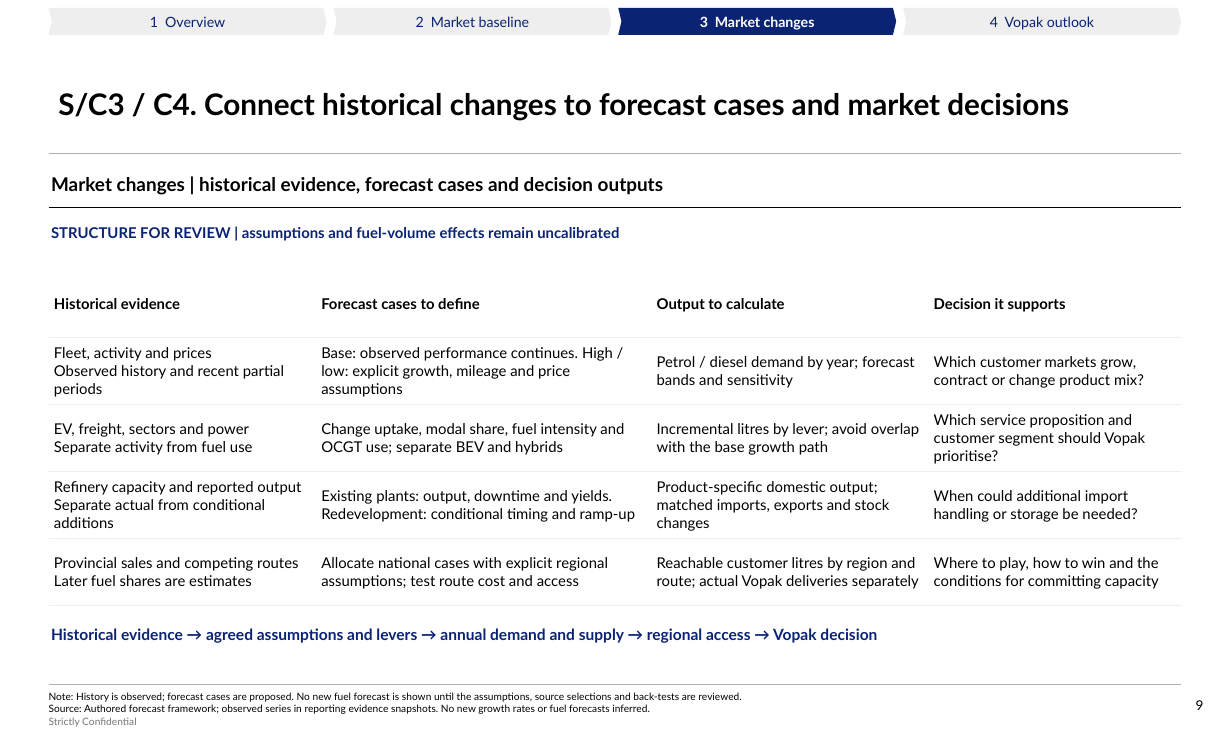
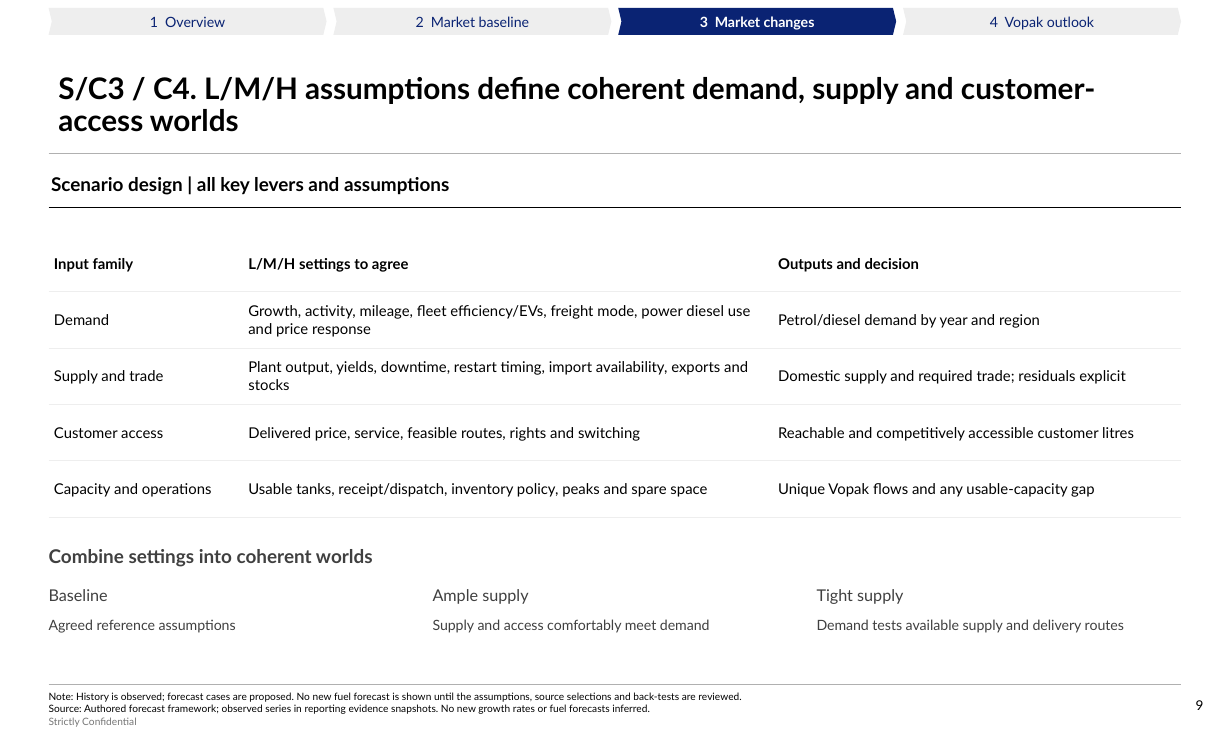
Before and after one commit to Africa-International-Advisors/liquid_fuels_model, a slide deck: slide 9 of pptx/output/delivered/Vopak_Week1_Convergence_2026_10_06.pptx. Drawn at 1232x729 pixels with LibreOffice and Linux fonts; fonts in the diff are those of the drawing; background and template pictures are left out. Boxes give left, top, right and bottom in pixels: in the first picture for what was removed or moved away, otherwise in the second. Text is boxed around its words. In the diff, an @@ line names an element or a change of style, - is before the commit and + after.

```diff
--- a/pptx/output/delivered/Vopak_Week1_Convergence_2026_10_06.pptx
+++ b/pptx/output/delivered/Vopak_Week1_Convergence_2026_10_06.pptx
@@ title at box(58, 77, 1095, 132): text changed @@
-S/C3 / C4. Connect historical changes to forecast cases and market decisions
+S/C3 / C4. L/M/H assumptions define coherent demand, supply and customer-access worlds
@@ text at box(51, 177, 449, 195): text changed @@
-Market changes | historical evidence, forecast cases and decision outputs
+Scenario design | all key levers and assumptions
@@ table added at box(49, 235, 1181, 517), 5 rows, 3 columns @@
+Input family | L/M/H settings to agree | Outputs and decision
+Demand | Growth, activity, mileage, fleet efficiency/EVs, freight mode, power diesel use and price response | Petrol/diesel demand by year and region
+Supply and trade | Plant output, yields, downtime, restart timing, import availability, exports and stocks | Domestic supply and required trade; residuals explicit
+Customer access | Delivered price, service, feasible routes, rights and switching | Reachable and competitively accessible customer litres
+Capacity and operations | Usable tanks, receipt/dispatch, inventory policy, peaks and spare space | Unique Vopak flows and any usable-capacity gap
@@ text removed at box(51, 227, 619, 241) @@
-STRUCTURE FOR REVIEW | assumptions and fuel-volume effects remain uncalibrated
@@ table removed at box(49, 270, 1181, 606), 5 rows, 4 columns @@
-Historical evidence | Forecast cases to define | Output to calculate | Decision it supports
-Fleet, activity and prices / Observed history and recent partial periods | Base: observed performance continues. High / low: explicit growth, mileage and price assumptions | Petrol / diesel demand by year; forecast bands and sensitivity | Which customer markets grow, contract or change product mix?
-EV, freight, sectors and power / Separate activity from fuel use | Change uptake, modal share, fuel intensity and OCGT use; separate BEV and hybrids | Incremental litres by lever; avoid overlap with the base growth path | Which service proposition and customer segment should Vopak prioritise?
-Refinery capacity and reported output / Separate actual from conditional additions | Existing plants: output, downtime and yields. Redevelopment: conditional timing and ramp-up | Product-specific domestic output; matched imports, exports and stock changes | When could additional import handling or storage be needed?
-Provincial sales and competing routes / Later fuel shares are estimates | Allocate national cases with explicit regional assumptions; test route cost and access | Reachable customer litres by region and route; actual Vopak deliveries separately | Where to play, how to win and the conditions for committing capacity
@@ text added at box(49, 549, 373, 567), 14 pt, text none, bold @@
+Combine settings into coherent worlds
@@ text added at box(49, 589, 108, 601), 12 pt, text none @@
+Baseline
@@ text added at box(433, 589, 528, 604), 12 pt, text none @@
+Ample supply
@@ text added at box(817, 589, 903, 604), 12 pt, text none @@
+Tight supply
@@ text added at box(49, 619, 236, 633), 10.5 pt, text none @@
+Agreed reference assumptions
@@ text removed at box(51, 628, 877, 643) @@
-Historical evidence → agreed assumptions and levers → annual demand and supply → regional access → Vopak decision
@@ text added at box(433, 619, 710, 633), 10.5 pt, text none @@
+Supply and access comfortably meet demand
@@ text added at box(817, 619, 1124, 633), 10.5 pt, text none @@
+Demand tests available supply and delivery routes
```
Also in this commit, not shown: 18 other slides changed, 2 slides added, 15 other files.
